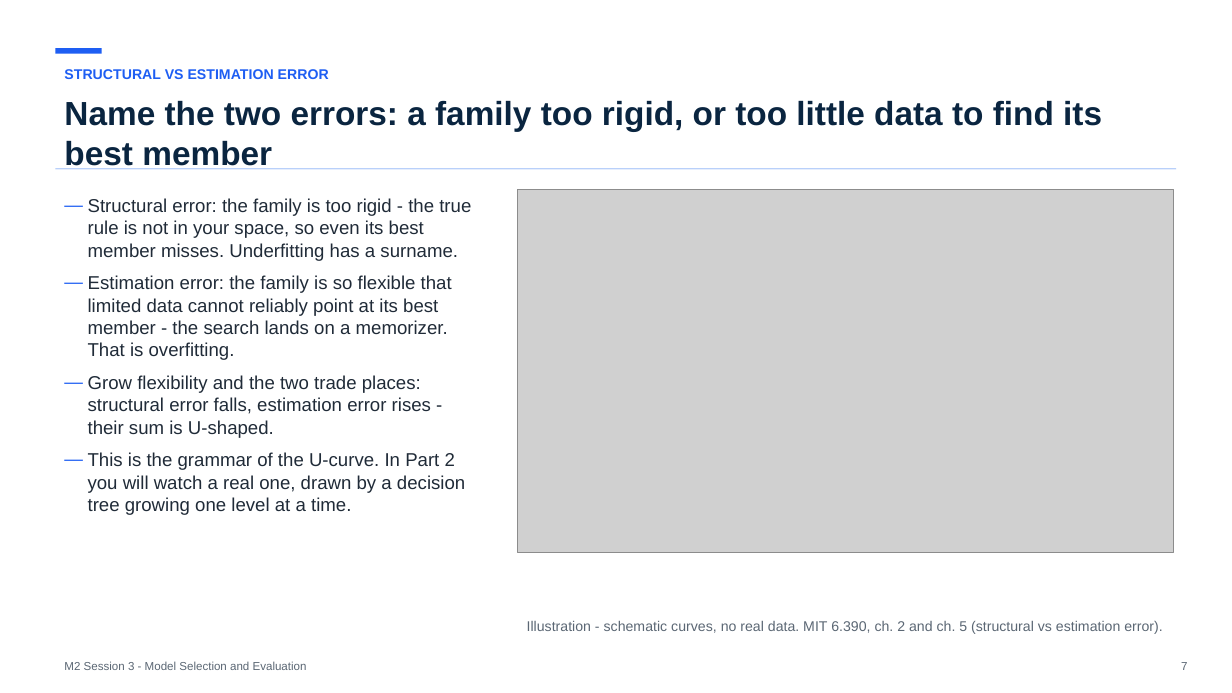
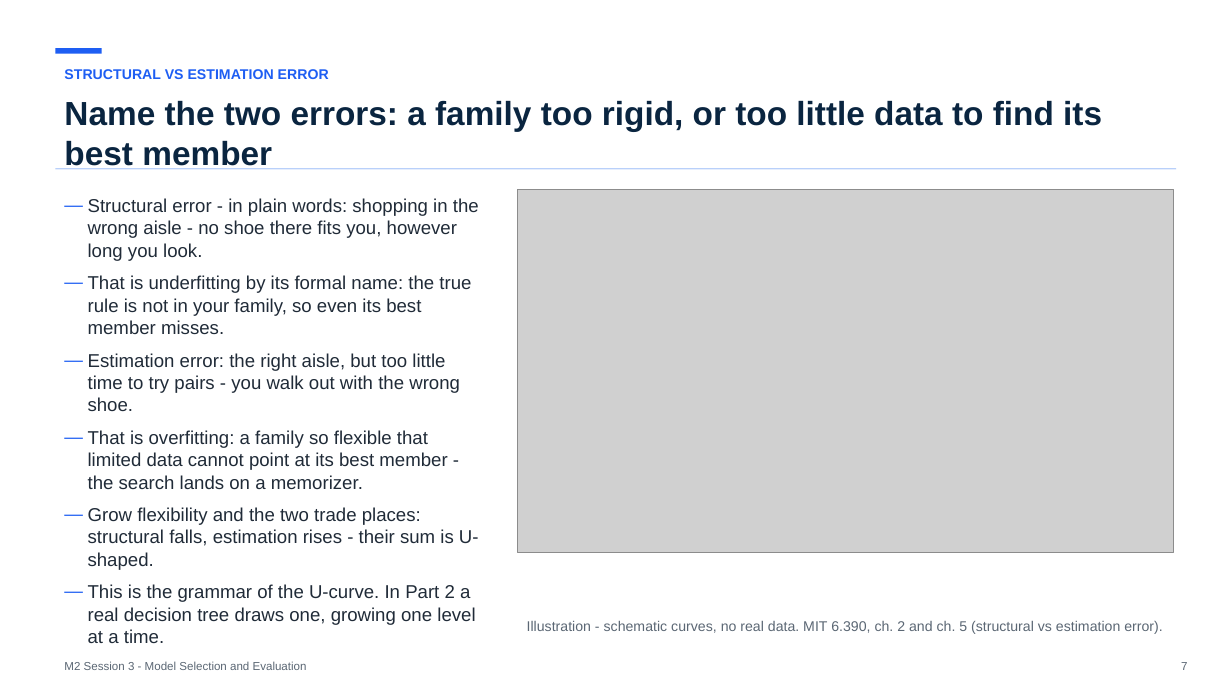
Before and after one commit to koenossendrijver/fontys-tech-exercises, a slide deck: slide 7 of presentations/m2-session-3-model-selection-and-evaluation.pptx. Drawn at 1232x693 pixels with LibreOffice and Linux fonts; fonts in the diff are those of the drawing; grey boxes stand for pictures. Boxes give left, top, right and bottom in pixels: in the first picture for what was removed or moved away, otherwise in the second. Text is boxed around its words. In the diff, an @@ line names an element or a change of style, - is before the commit and + after.

```diff
--- a/presentations/m2-session-3-model-selection-and-evaluation.pptx
+++ b/presentations/m2-session-3-model-selection-and-evaluation.pptx
@@ text at [88, 198, 479, 625]: text changed @@
-— Structural error: the family is too rigid - the true rule is not in your space, so even its best member misses. Underfitting has a surname.
-— Estimation error: the family is so flexible that limited data cannot reliably point at its best member - the search lands on a memorizer. That is overfitting.
-— Grow flexibility and the two trade places: structural error falls, estimation error rises - their sum is U-shaped.
-— This is the grammar of the U-curve. In Part 2 you will watch a real one, drawn by a decision tree growing one level at a time.
+— Structural error - in plain words: shopping in the wrong aisle - no shoe there fits you, however long you look.
+— That is underfitting by its formal name: the true rule is not in your family, so even its best member misses.
+— Estimation error: the right aisle, but too little time to try pairs - you walk out with the wrong shoe.
+— That is overfitting: a family so flexible that limited data cannot point at its best member - the search lands on a memorizer.
+— Grow flexibility and the two trade places: structural falls, estimation rises - their sum is U-shaped.
+— This is the grammar of the U-curve. In Part 2 a real decision tree draws one, growing one level at a time.
```
Also in this commit, not shown: 8 other slides changed, 7 other files.
